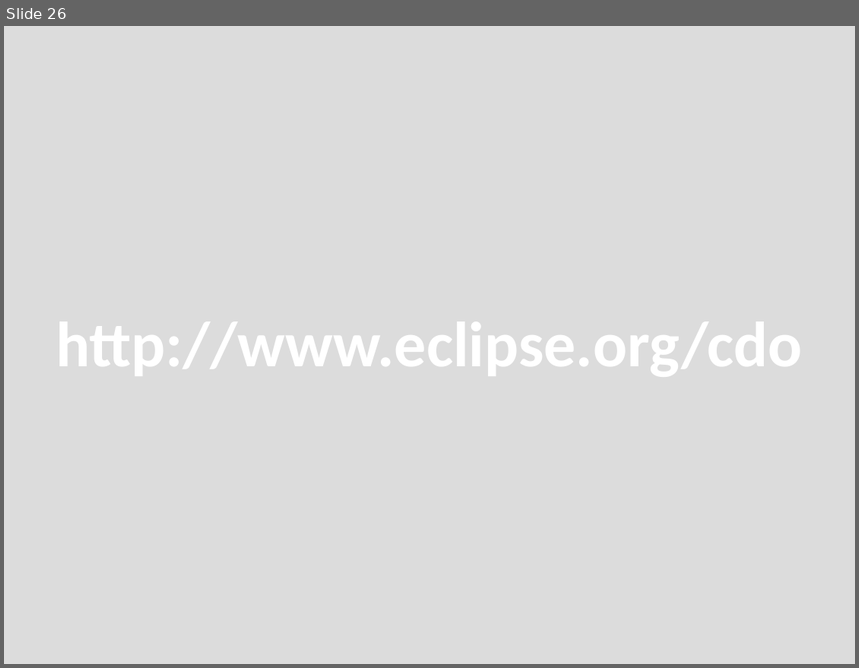
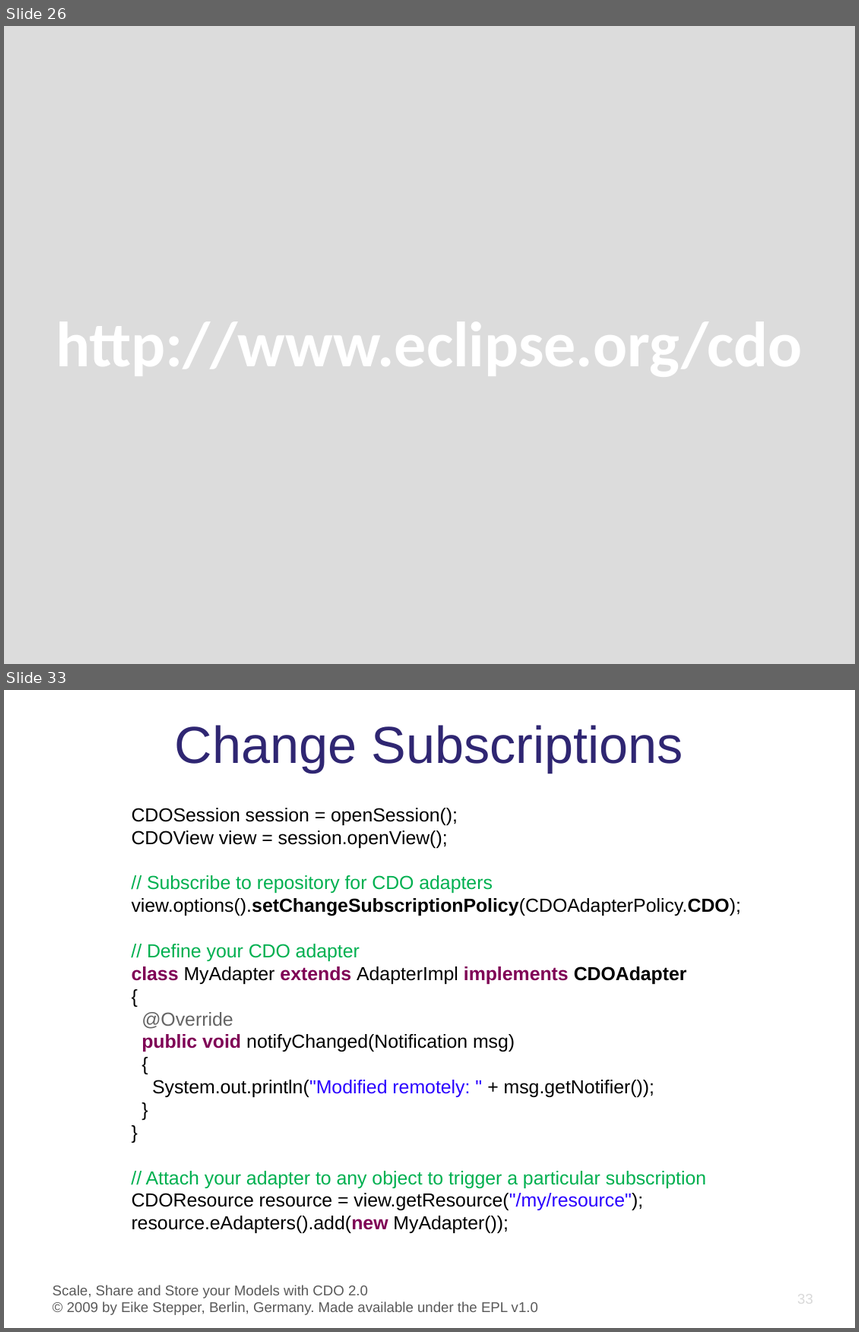
Before and after one commit to eclipse-cdo/cdo.www, a slide deck: documentation/presentations/EclipseCon_2009/CDO_EclipseCon_2009.pptx. Shown one above the other, each under a label of ours: slide 26 before the commit, slides 26 and 33 after it; the slides between them are not shown. The pictures are 859x668 and 859x1332 pixels, drawn with LibreOffice and Linux fonts; fonts in the diff are those of the drawing; background and template pictures are left out. Boxes give left, top, right and bottom in pixels: in the first picture for what was removed or moved away, otherwise in the second. Text is boxed around its words. In the diff, an @@ line names an element or a change of style, - is before the commit and + after.

```diff
--- a/documentation/presentations/EclipseCon_2009/CDO_EclipseCon_2009.pptx
+++ b/documentation/presentations/EclipseCon_2009/CDO_EclipseCon_2009.pptx
@@ slide 33 added at [4, 690, 855, 1328], background #FFFFFF @@
@@ title added at [175, 725, 683, 773], 44 pt, text #2F2672 @@
+Change Subscriptions
@@ text added at [132, 808, 741, 1233], 16 pt, text #000000 @@
+CDOSession session = openSession();
+CDOView view = session.openView();
+// Subscribe to repository for CDO adapters
+view.options().setChangeSubscriptionPolicy(CDOAdapterPolicy.CDO);
+// Define your CDO adapter
+class MyAdapter extends AdapterImpl implements CDOAdapter
+{
+@Override
+public void notifyChanged(Notification msg)
+{
+System.out.println("Modified remotely: " + msg.getNotifier());
+}
+}
+// Attach your adapter to any object to trigger a particular subscription
+CDOResource resource = view.getResource("/my/resource");
+resource.eAdapters().add(new MyAdapter());
@@ text added at [53, 1285, 538, 1315], 12 pt, text #595959 @@
+Scale, Share and Store your Models with CDO 2.0
+© 2009 by Eike Stepper, Berlin, Germany. Made available under the EPL v1.0
@@ page number added at [797, 1291, 813, 1307], 12 pt, text #D9D9D9 @@
+33
```
Also in this commit, not shown: 9 slides changed, 7 other slides added.
